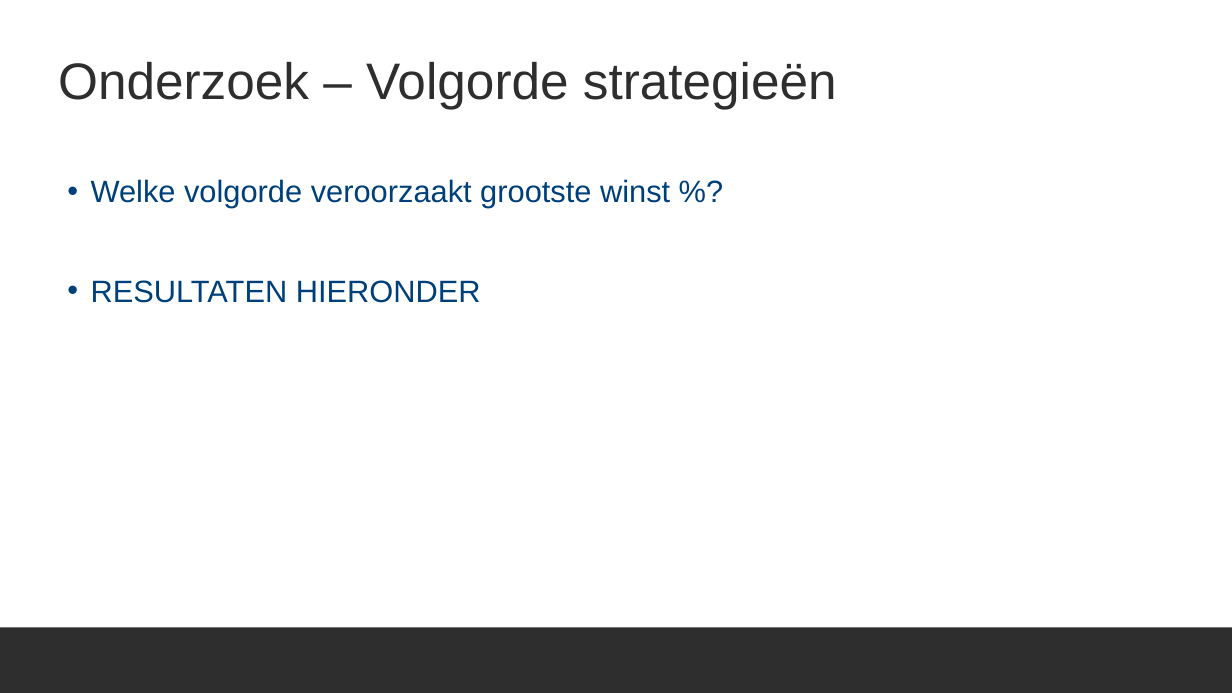
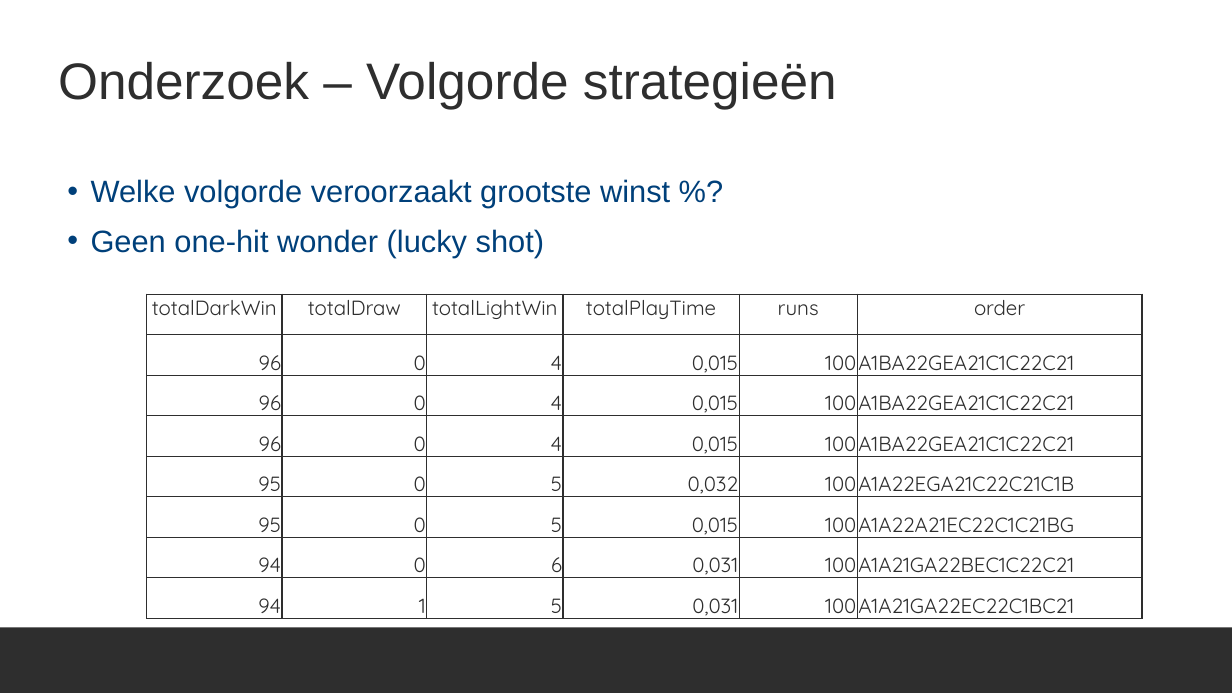
Before and after one commit to ro-per/PylosGamingBot, a slide deck: slide 14 of Presentation.pptx. Drawn at 1232x693 pixels with LibreOffice and Linux fonts; fonts in the diff are those of the drawing; background and template pictures are left out. Boxes give left, top, right and bottom in pixels: in the first picture for what was removed or moved away, otherwise in the second. Text is boxed around its words. In the diff, an @@ line names an element or a change of style, - is before the commit and + after.

```diff
--- a/Presentation.pptx
+++ b/Presentation.pptx
@@ text at [91,229,544,258]: text changed @@
-• RESULTATEN HIERONDER
+• Geen one-hit wonder (lucky shot)
@@ table added at [147,294,1143,620], 8 rows, 6 columns @@
+totalDarkWin | totalDraw | totalLightWin | totalPlayTime | runs | order
+96 | 0 | 4 | 0,015 | 100 | A1BA22GEA21C1C22C21
+96 | 0 | 4 | 0,015 | 100 | A1BA22GEA21C1C22C21
+96 | 0 | 4 | 0,015 | 100 | A1BA22GEA21C1C22C21
+95 | 0 | 5 | 0,032 | 100 | A1A22EGA21C22C21C1B
+95 | 0 | 5 | 0,015 | 100 | A1A22A21EC22C1C21BG
+94 | 0 | 6 | 0,031 | 100 | A1A21GA22BEC1C22C21
+94 | 1 | 5 | 0,031 | 100 | A1A21GA22EC22C1BC21
```
Also in this commit, not shown: 1 other slide changed.
